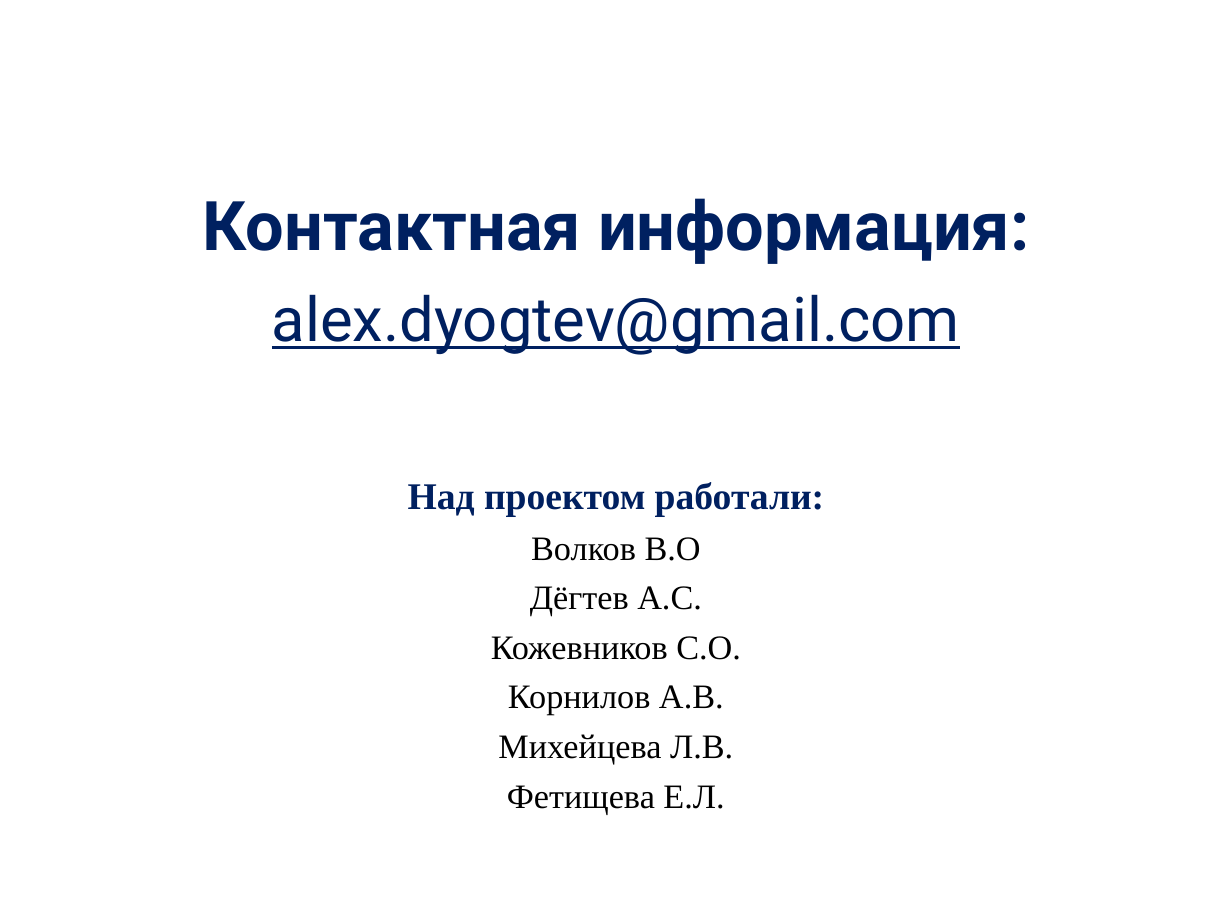
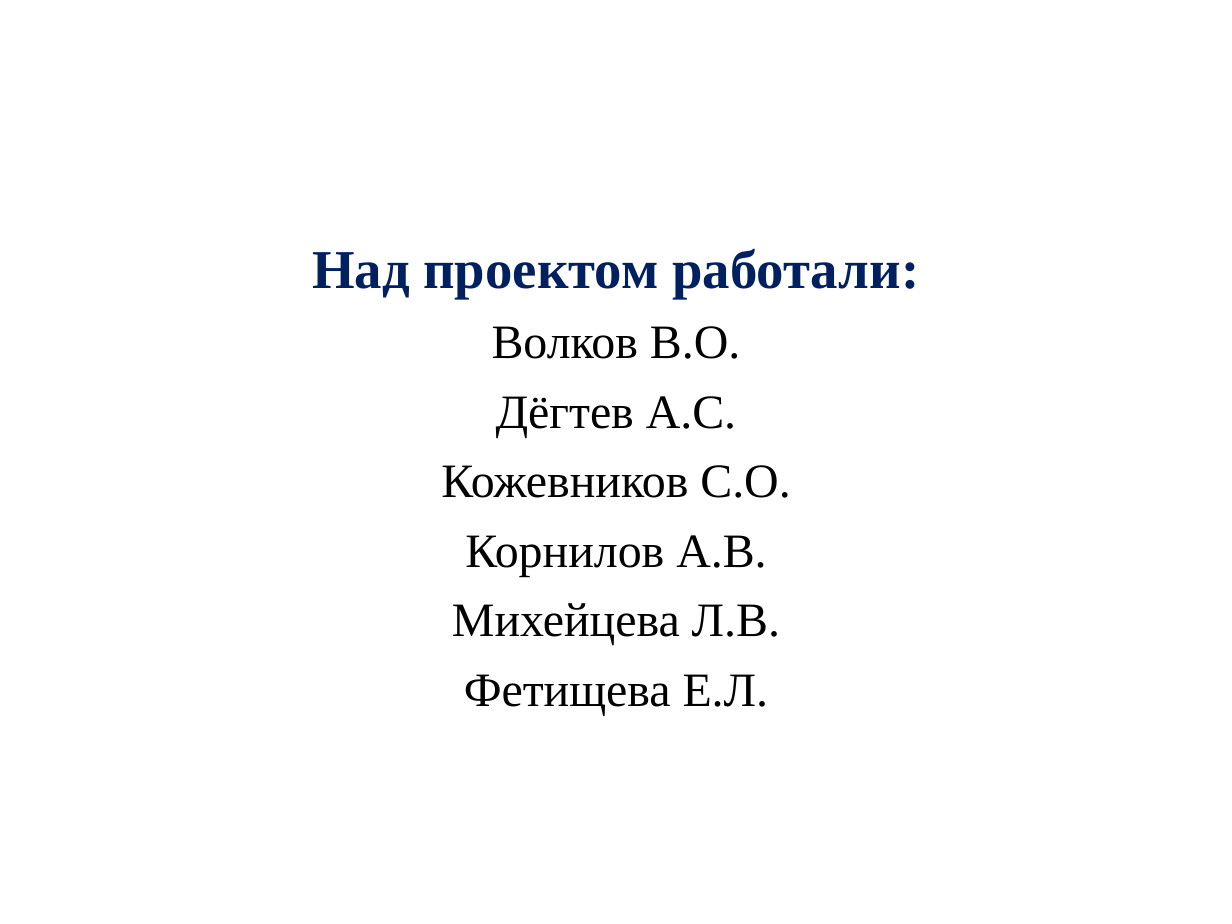
Before and after one commit to alexdegtev/SchedulerTask, a slide deck: slide 14 of Docs/presentation.ppt. Drawn at 1232x924 pixels with LibreOffice and Linux fonts; fonts in the diff are those of the drawing; background and template pictures are left out. Boxes give left, top, right and bottom in pixels: in the first picture for what was removed or moved away, otherwise in the second. Text is boxed around its words. In the diff, an @@ line names an element or a change of style, - is before the commit and + after.

```diff
--- a/Docs/presentation.ppt
+++ b/Docs/presentation.ppt
@@ text at (202,198,1029,355): paragraphs removed @@
-Контактная информация:
-alex.dyogtev@gmail.com
@@ text at (312,248,919,716): size 22 to 32 pt in "Над проектом работали:"; size 20 to 28 pt in "Дёгтев А.С.", "Кожевников С.О.", "Корнилов А.В.", "Михейцева Л.В." and 1 more places; more space between paragraphs @@
@@ text at (492,326,740,359): text changed; size 20 to 28 pt @@
-Волков В.О
+Волков В.О.
```
Also in this commit, not shown: 6 other slides changed, 1 slide added, 1 slide removed, 25 other files.
